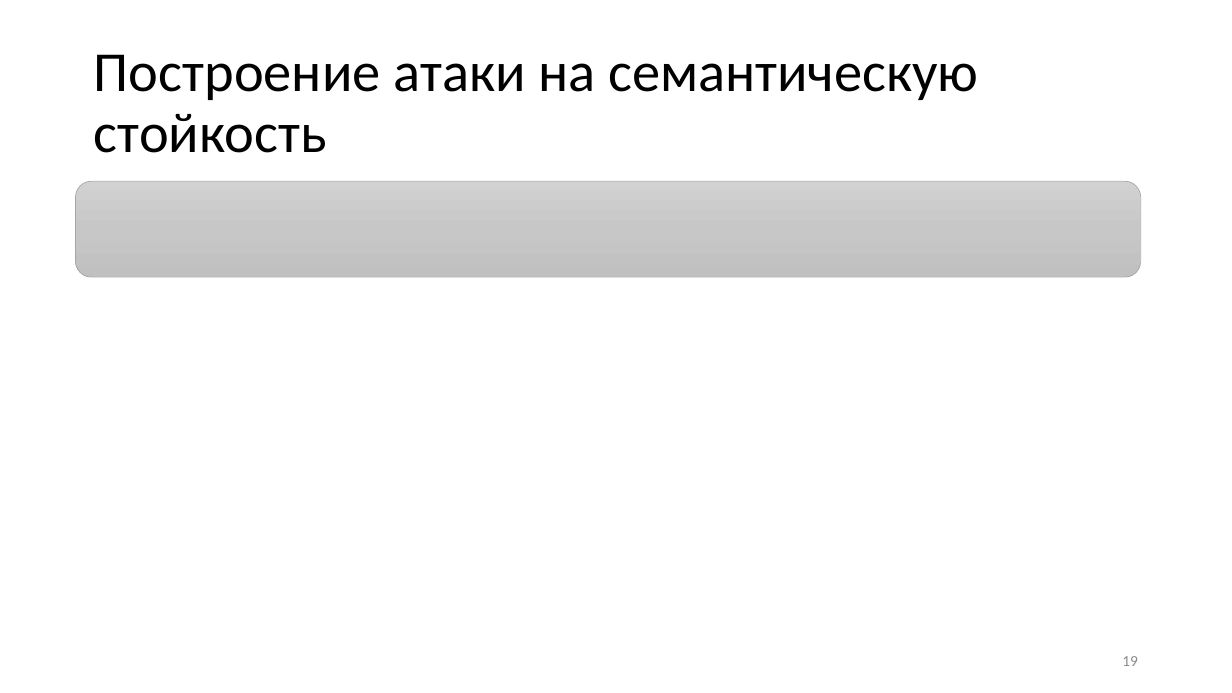
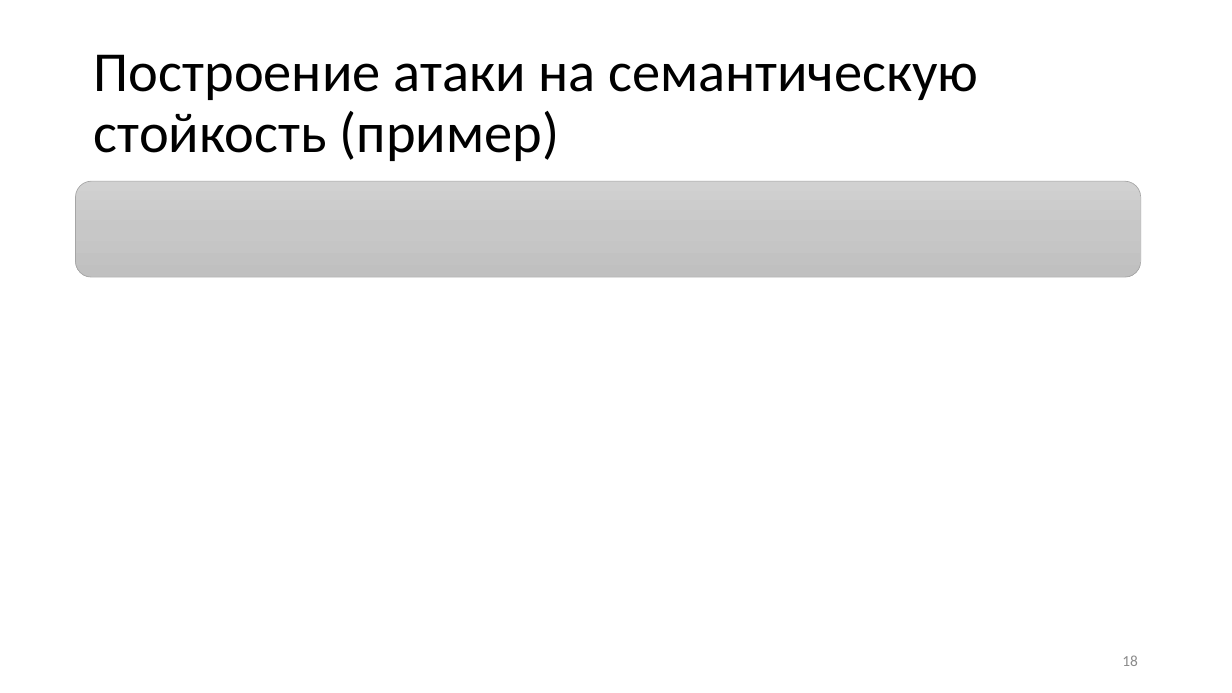
Before and after one commit to CryptoCourse/CryptoLectures, a slide deck: slide 18 of Lectures/Lecture1-b.pptx (slide 19 before the commit). Drawn at 1232x693 pixels with LibreOffice and Linux fonts; fonts in the diff are those of the drawing; grey boxes stand for pictures. Boxes give left, top, right and bottom in pixels: in the first picture for what was removed or moved away, otherwise in the second. Text is boxed around its words. In the diff, an @@ line names an element or a change of style, - is before the commit and + after.

```diff
--- a/Lectures/Lecture1-b.pptx
+++ b/Lectures/Lecture1-b.pptx
@@ title at (94, 54, 978, 161): text changed @@
-Построение атаки на семантическую стойкость
+Построение атаки на семантическую стойкость (пример)
@@ page number at (1122, 655, 1138, 666): text changed @@
-19
+18
```
Also in this commit, not shown: 10 other slides changed, 1 other file.
